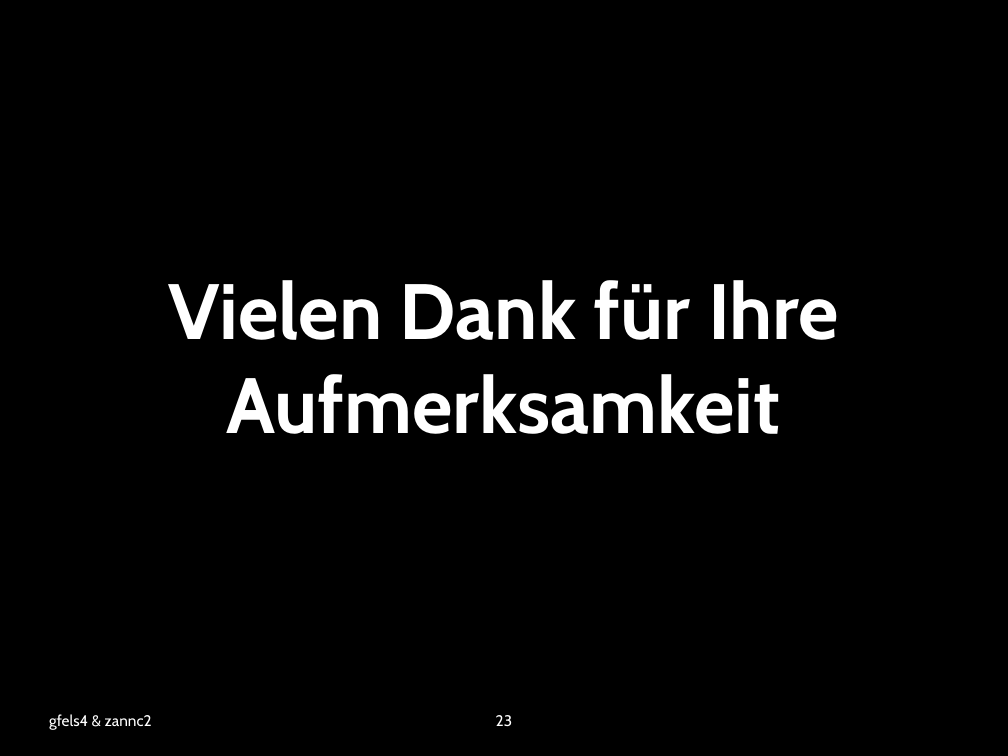
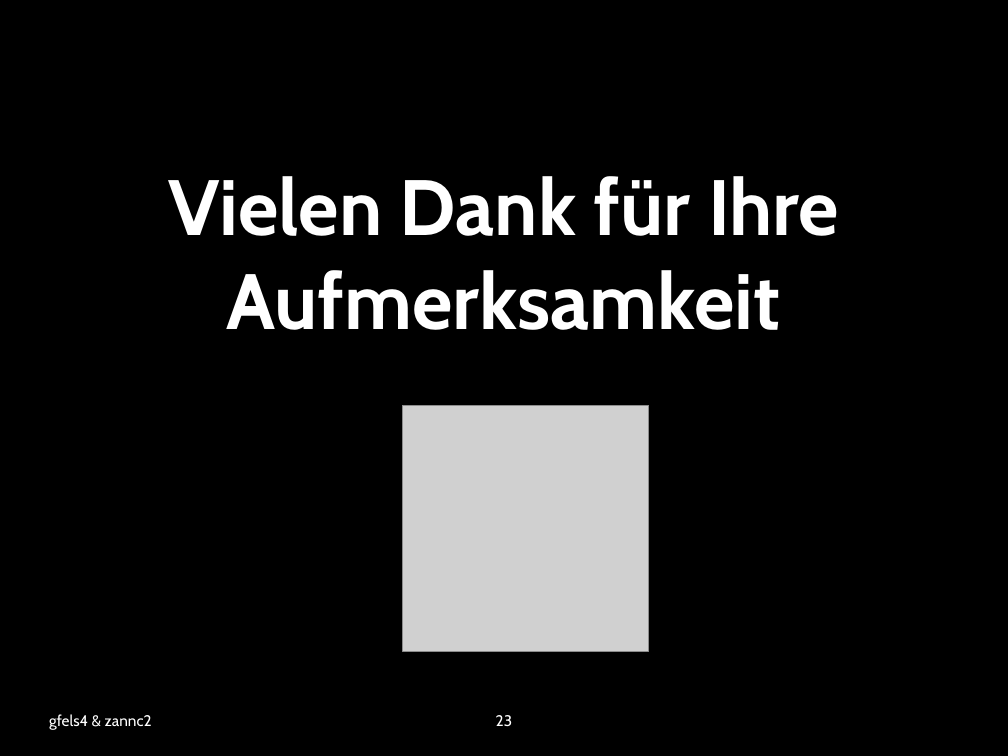
Before and after one commit to zannc2/SearchRobot, a slide deck: slide 23 of SearchRobot/doc/presentation.pptx. Drawn at 1008x756 pixels with LibreOffice and Linux fonts; fonts in the diff are those of the drawing; grey boxes stand for pictures; background and template pictures are left out. Boxes give left, top, right and bottom in pixels: in the first picture for what was removed or moved away, otherwise in the second. Text is boxed around its words. In the diff, an @@ line names an element or a change of style, - is before the commit and + after.

```diff
--- a/SearchRobot/doc/presentation.pptx
+++ b/SearchRobot/doc/presentation.pptx
@@ title "Vielen Dank für Ihre Aufmerksamkeit": place and size @@
-title "Vielen Dank für Ihre Aufmerksamkeit" at (168, 280, 839, 434)
+title "Vielen Dank für Ihre Aufmerksamkeit" at (168, 176, 839, 330)
@@ picture added at (402, 405, 648, 651) @@
```
Also in this commit, not shown: 6 other slides changed.
